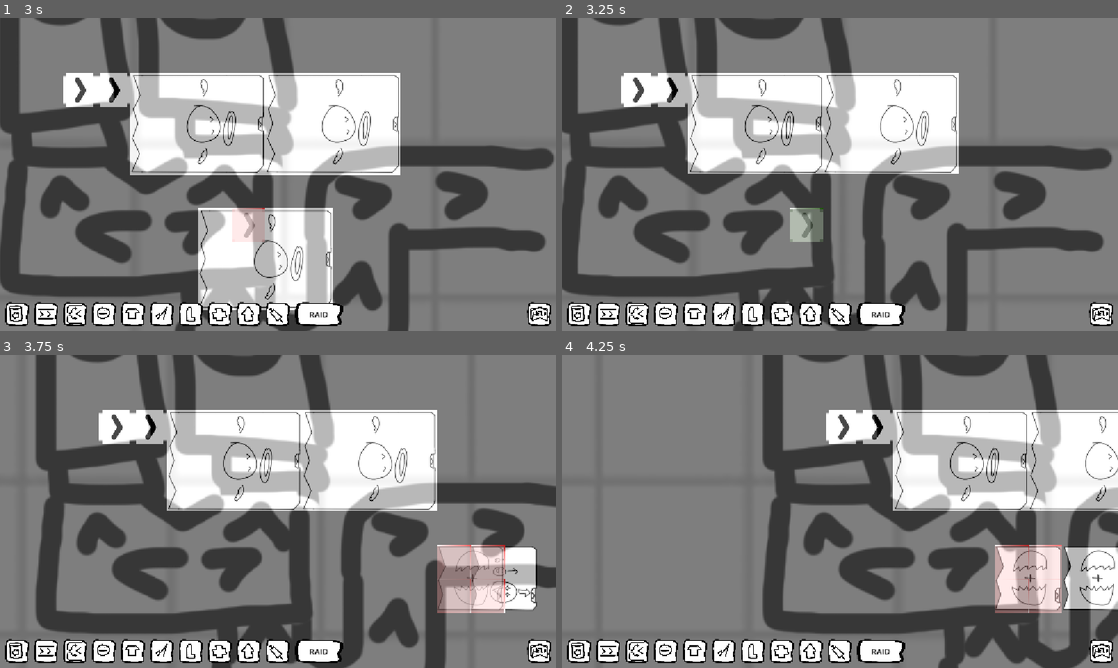
Above: before the commit, frames 1-4 (two rows, left to right).
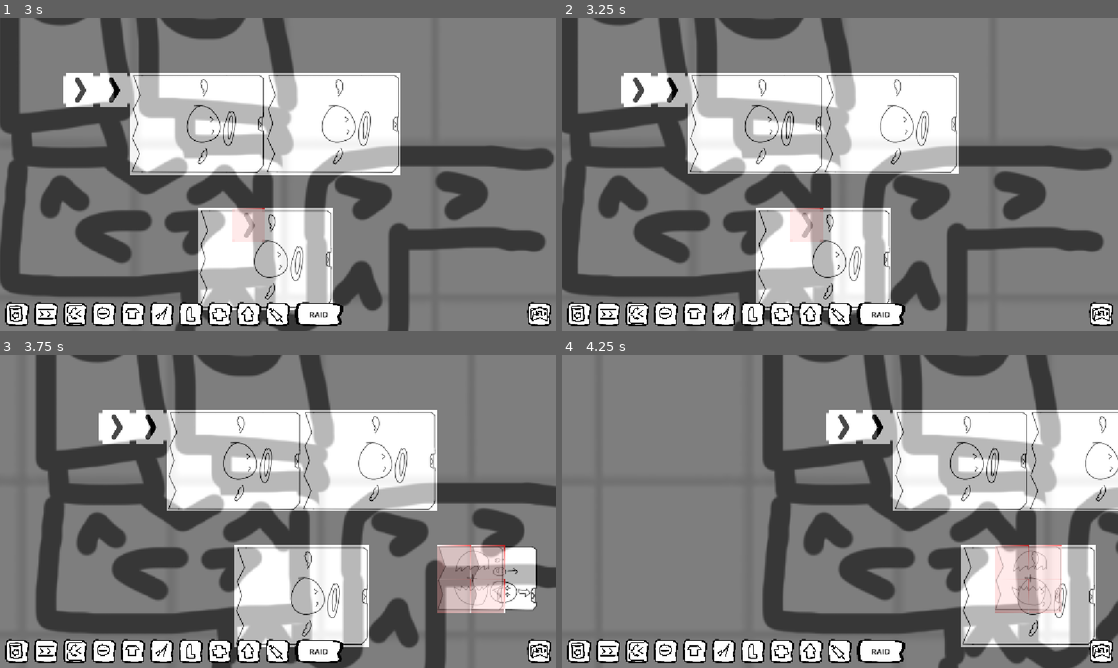
Above: after the commit, the same moments.

Repository: Schlutzkrapfen/Camara-Game
Game: Godot game, scene res://Levels/main_scene_RobertTesting.tscn
The game is run twice, just before and just after one commit, with the same random seed, the same clock (stepped at 60 frames per second) and the same inputs.
Inputs (mouse positions are in pixels of both pictures, inside the frame that each line leads up to):
- Up to frame 1 (3 s): tap Enter at 0.5 s; move the mouse to (400, 158) at 0.52 s; hold D 0.53-1.28 s; hold Right mouse button (build_delete, bound only after the comm… 0.53-1.28 s; tap Space at 0.77, 1.52 s; click (400, 158) at 0.8 s; move the mouse to (166, 190) at 1.27 s; hold S 1.28-2.03 s; click (166, 190) at 1.35 s; right-click (166, 190) at 1.55 s; move the mouse to (333, 105) at 2.02 s; press the mouse at (333, 105) at 2.03 s; hold D 2.03-2.78 s; tap 0 (Aliver) at 2.1 s; move the mouse to (250, 237) at 2.77 s; release the mouse at (250, 237) at 2.78 s; hold 9 (Upgrader) from 2.78 s (still down); tap 2 (Belt) at 2.85 s; click (250, 237) at 2.92 s
- Up to frame 2 (3.25 s): keep holding 9 (Upgrader); tap Space at 3.02 s; right-click (812, 237) at 3.05 s
- Up to frame 3 (3.75 s): move the mouse to (444, 558) at 3.52 s; release 9 (Upgrader) at 3.53 s; press the mouse at (444, 558) at 3.53 s; hold A from 3.53 s (still down); tap 8 (Combiner) at 3.6 s
- Up to frame 4 (4.25 s): keep holding A; tap Space at 3.77 s

Frame 1 is identical in both runs. In frame 2, 7.3% of the frame differs, in the area x 34-60%, y 60-94%; in frame 3, 7.4%, in the area x 42-67%, y 60-94%; in frame 4, 5.7%.

Commit message:
Fixed the Ui buttons

Diff:
--- a/project.godot
+++ b/project.godot
@@ -114,6 +114,16 @@
 "events": [Object(InputEventKey,"resource_local_to_scene":false,"resource_name":"","device":-1,"window_id":0,"alt_press …(191 unchanged characters)…
 ]
 }
+build_place={
+"deadzone": 0.2,
+"events": [Object(InputEventMouseButton,"resource_local_to_scene":false,"resource_name":"","device":-1,"window_id":0,"alt_pressed":false,"shift_pressed":false,"ctrl_pressed":false,"meta_pressed":false,"button_mask":0,"position":Vector2(0, 0),"global_position":Vector2(0, 0),"factor":1.0,"button_index":1,"canceled":false,"pressed":false,"double_click":false,"script":null)
+]
+}
+build_delete={
+"deadzone": 0.2,
+"events": [Object(InputEventMouseButton,"resource_local_to_scene":false,"resource_name":"","device":-1,"window_id":0,"alt_pressed":false,"shift_pressed":false,"ctrl_pressed":false,"meta_pressed":false,"button_mask":0,"position":Vector2(0, 0),"global_position":Vector2(0, 0),"factor":1.0,"button_index":2,"canceled":false,"pressed":false,"double_click":false,"script":null)
+]
+}
 
 [physics]
 
--- a/script/Creature.gd
+++ b/script/Creature.gd
@@ -82,12 +82,12 @@
 		return
 
 	## Confirm target
-	if target == null:
-		target = SearchForTarget()
-		timeUntilSelfDestruct -= delta
-		if timeUntilSelfDestruct <= 0:
-			Die()
-		return
+	#if target == null:
+	#	target = SearchForTarget()
+	#	timeUntilSelfDestruct -= delta
+	#	if timeUntilSelfDestruct <= 0:
+	#		Die()
+	#	return
 
 	curAttackCooldown -= delta
 
@@ -138,7 +138,7 @@
 	self.visible = false
 	self.process_mode = Node.PROCESS_MODE_DISABLED
 	is_alive = false
-	self.position = Vector2(1000,1000)
+	self.position = Vector2(100000,100000)
 	self.remove_from_group("units")
 	for parts in attached_parts:
 		parts.remove_from_group("units")
--- a/script/spawner.gd
+++ b/script/spawner.gd
@@ -6,6 +6,8 @@
 
 var current_builds: Dictionary[Vector2i, BuildData]
 var occupied_tiles: Dictionary[Vector2i, Vector2i] = {}
+var _building:bool
+var _deleting:bool
 signal maschin_finished
 
 var is_okay_to_build:bool = true
@@ -67,9 +69,9 @@
 
 ## Each frame, runs every building: passes items through, crafts, and outputs results.
 func _process(delta: float) -> void:
-	if Input.is_mouse_button_pressed(MOUSE_BUTTON_LEFT) and is_okay_to_build:
+	if _building and is_okay_to_build:
 		spawn()
-	if Input.is_mouse_button_pressed(MOUSE_BUTTON_RIGHT):
+	if _deleting:
 		delete()
 	for key in current_builds: # or current_builds.items()
 		var factory:BuildData = current_builds[key]
@@ -106,7 +108,15 @@
 							factory.cur_time = 0
 							factory.can_get_input = true
 
-
+func _unhandled_input(event: InputEvent) -> void:
+	if event.is_action_pressed("build_place") and is_okay_to_build:
+		_building = true
+	elif event.is_action_released("build_place"):
+		_building = false
+	if event.is_action_pressed("build_delete") and is_okay_to_build:
+		_deleting = true
+	elif event.is_action_released("build_delete"):
+		_deleting = false
 
 func alive(factory:BuildData)-> bool:
 	var result: Creature = null
@@ -171,7 +181,6 @@
 		if not flowfield.is_cell_free(factory.output_position[factory.last_output]):
 			full_output+=1
 			continue
-
 		item.process_mode = Node.AUTO_TRANSLATE_MODE_INHERIT
 		item.global_position = tilemap.to_global(
 		tilemap.map_to_local(factory.output_position[factory.last_output])
